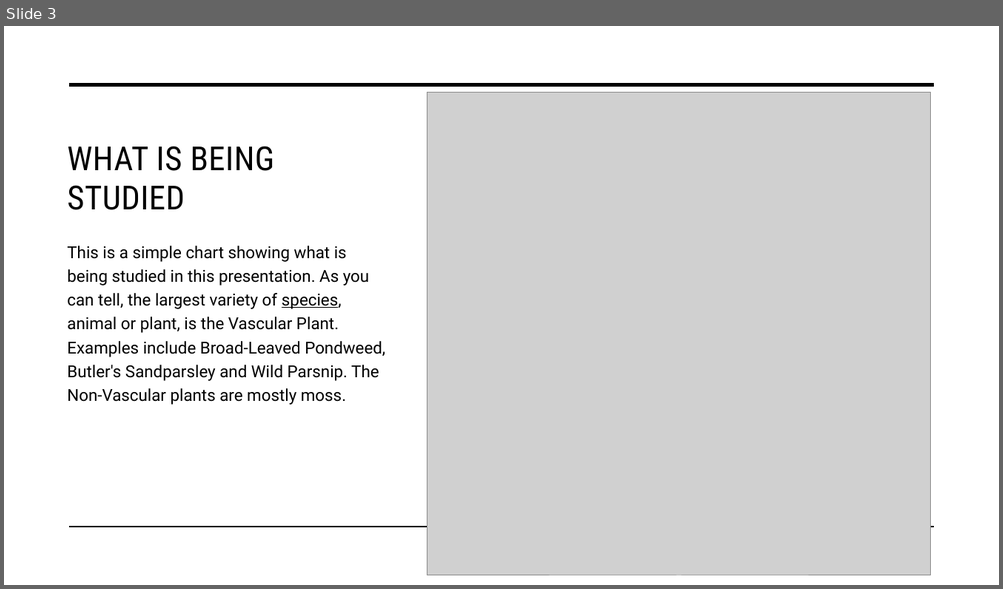
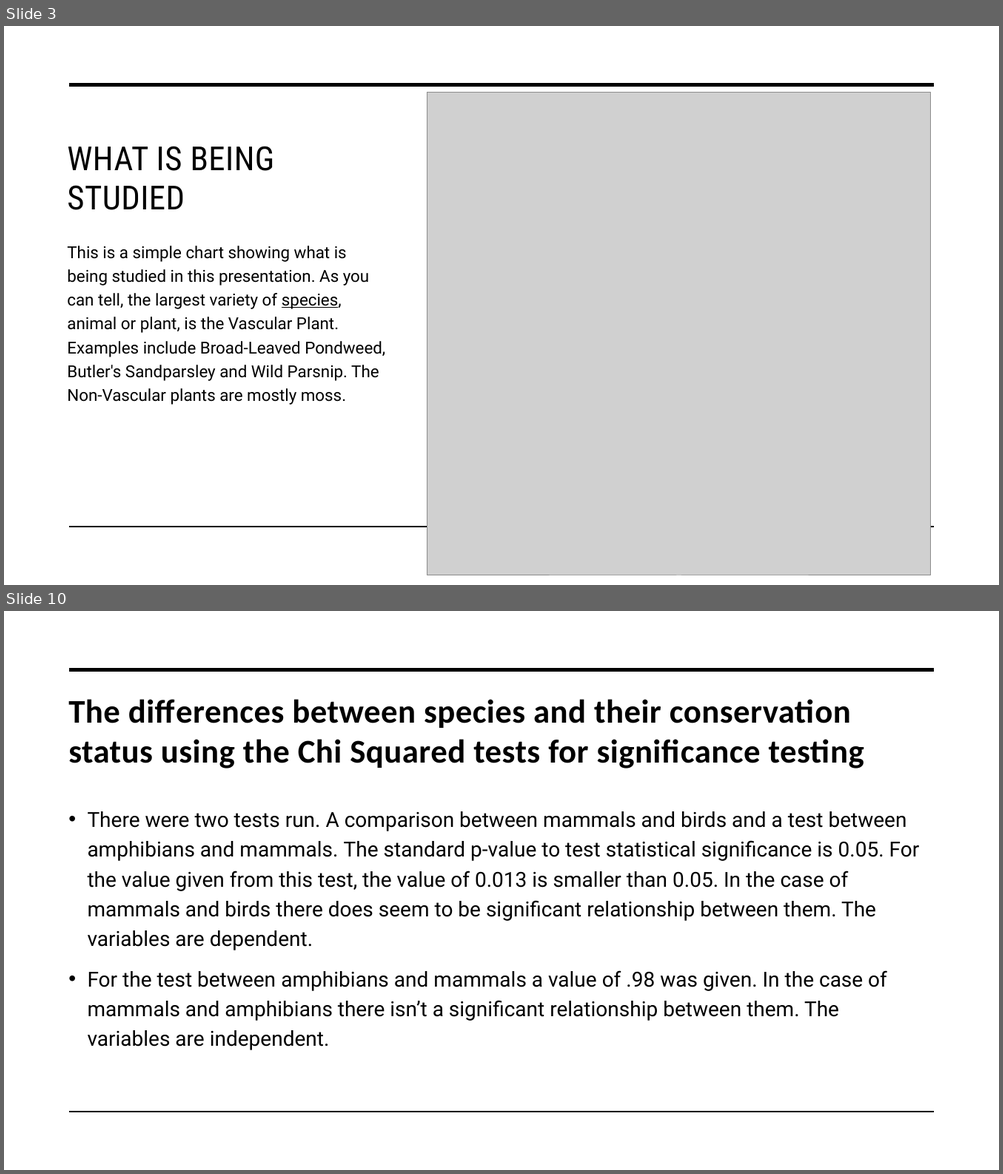
Before and after one commit to LenordStage/Biodiversity-in-National-Parks, a slide deck: biodiversity project 1221.pptx. Shown one above the other, each under a label of ours: slide 3 before the commit, slides 3 and 10 after it; the slides between them are not shown. The pictures are 1003x589 and 1003x1174 pixels, drawn with LibreOffice and Linux fonts; fonts in the diff are those of the drawing; grey boxes stand for pictures. Boxes give left, top, right and bottom in pixels: in the first picture for what was removed or moved away, otherwise in the second. Text is boxed around its words. In the diff, an @@ line names an element or a change of style, - is before the commit and + after.

```diff
--- a/biodiversity project 1221.pptx
+++ b/biodiversity project 1221.pptx
@@ slide 10 added at (x1=4, y1=611, x2=999, y2=1170), background #FFFFFF; not listed: 2 template elements that a slide beside it also shows @@
@@ title added at (x1=68, y1=699, x2=864, y2=769), 32 pt, text #000000, bold @@
+The differences between species and their conservation status using the Chi Squared tests for significance testing
@@ text added at (x1=88, y1=812, x2=919, y2=1051), 20 pt, text #000000 @@
+• There were two tests run. A comparison between mammals and birds and a test between amphibians and mammals. The standard p-value to test statistical significance is 0.05. For the value given from this test, the value of 0.013 is smaller than 0.05. In the case of mammals and birds there does seem to be significant relationship between them. The variables are dependent.
+• For the test between amphibians and mammals a value of .98 was given. In the case of mammals and amphibians there isn’t a significant relationship between them. The variables are independent.
```
Also in this commit, not shown: 4 slides changed, 5 other slides added.
